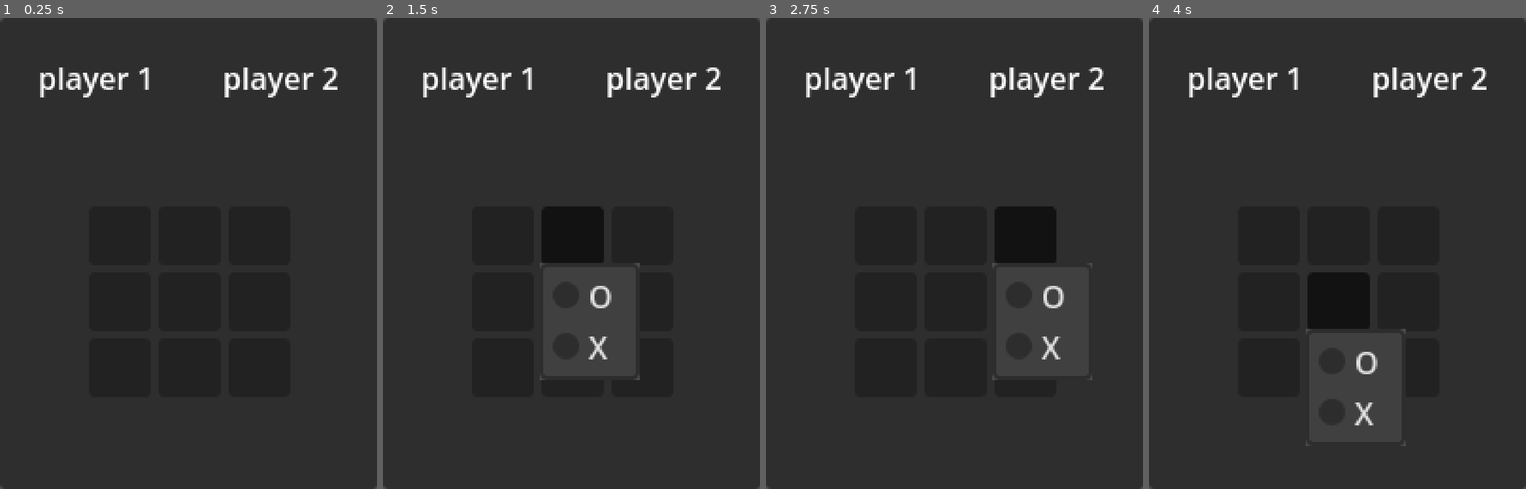
Above: before the commit, frames 1-4 (left to right).
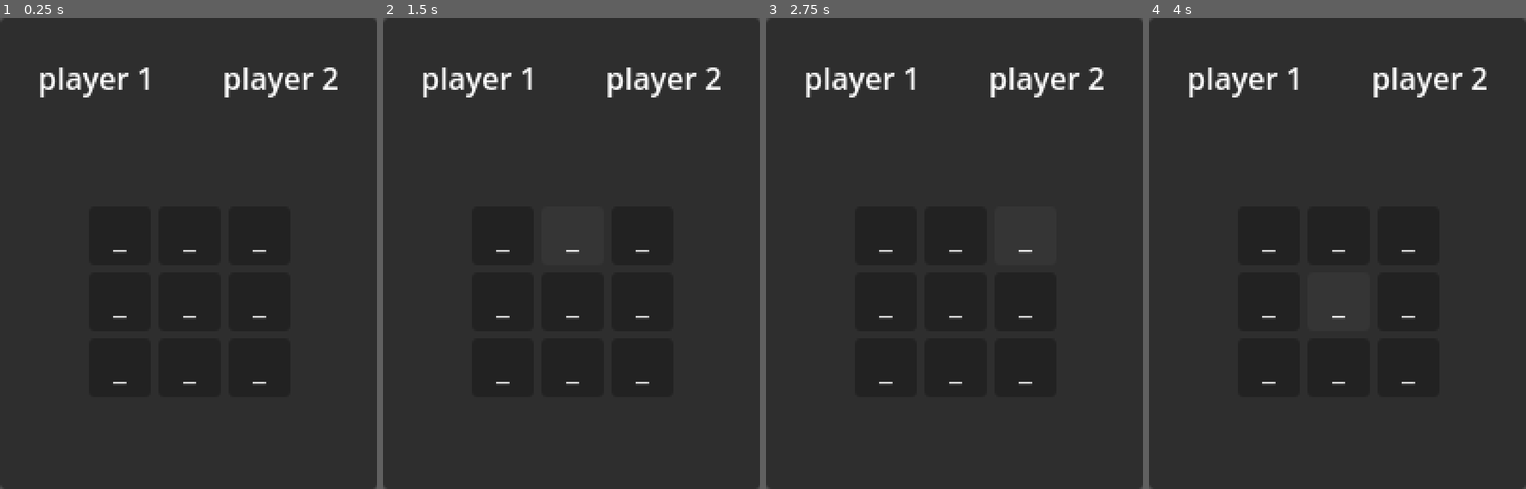
Above: after the commit, the same moments.

Repository: kirkatia98/TicTacToe
Game: Godot game, scene res://main.tscn
The game is run twice, just before and just after one commit, with the same random seed, the same clock (stepped at 60 frames per second) and the same inputs.
Inputs (mouse positions are in pixels of both pictures, inside the frame that each line leads up to):
- Up to frame 1 (0.25 s): no input
- Up to frame 2 (1.5 s): click (503, 234) at 0.5 s; click (571, 234) at 1.25 s
- Up to frame 3 (2.75 s): click (1022, 234) at 2 s
- Up to frame 4 (4 s): click (1269, 300) at 2.75 s; click (1337, 300) at 3.5 s

The runs differ from the first frame. In frame 1, 0.1% of the frame differs, in the area x 30-71%, y 49-78%; in frame 2, 6.2%, in the area x 30-71%, y 40-78%; in frame 3, 4.8%; in frame 4, 4.7%.

Commit message:
Better enum usage. Players are named at start time. Box switched to button with settable text

Diff:
--- a/HUD.gd
+++ b/HUD.gd
@@ -1,49 +1,61 @@
 extends Control
 class_name HUD
+
+#import shortcuts
+var Player: Dictionary = GameState.Player
+var PlayerText: Dictionary = GameState.PlayerText
+
+var Value: Dictionary = GameState.Value
+var ValueText: Dictionary = GameState.Value
 
 @onready var grid = $GamePanel/Grid
 @onready var p1 = $Player1
 @onready var p2 = $Player2
 
-func _ready():
-	p1.label.text = "player 1"
-	p2.label.text = "player 2"
-
-func set_player(player = 0):
-	p1.set_turn(player == 1)
-	p2.set_turn(player == 2)
+# set player turn, and use it to flip the button values on signal
+@onready var player : GameState.Player
 
 
-func get_player() -> int:
-	if p1.get_turn():
-		return 1
-	if p2.get_turn():
-		return 2
-	return 0
+func _ready():
+	p2.set_player_name(PlayerText[Player.TWO])
+	p1.set_player_name(PlayerText[Player.ONE])
+
+	set_player(Player.ONE)
+
+
+
+func set_player(p = Player.NONE):
+	player = p
+	p1.set_turn(p == Player.ONE)
+	p2.set_turn(p == Player.TWO)
+
+
+func get_player() -> GameState.Player:
+	return player
 
 func clear_board():
 	print("CLEAR BOARD")
 	for box in grid.get_children():
-		box.select(Board.Value.CLEAR)
+		box.set_value(Value.CLEAR)
 
 
 func clear_value(x, y):
 	print("CLEAR < %d, %d >" % [x, y])
 
 	var box = grid.get_child(x + 3*y)
-	box.select(Board.Value.CLEAR)
+	box.set_value(Value.CLEAR)
 
 
-func set_value(x, y, value: Board.Value):
-	print("SET < %d, %d >: %s" % [x, y, Board.Value.find_key(value)])
+func set_value(x, y, value: GameState.Value):
+	print("SET < %d, %d >: %s" % [x, y, Value.find_key(value)])
 
 	var box = grid.get_child(x + 3*y)
-	box.select(value)
+	box.set_value(value)
 
 
-func get_value(x, y) -> Board.Value:
+func get_value(x, y) -> GameState.Value:
 	var box = grid.get_child(x + 3*y)
-	var value = box.get_selected_id()
+	var value = box.get_value()
 
-	print("GET < %d, %d >: %s" % [x, y, Board.Value.find_key(value)])
+	print("GET < %d, %d >: %s" % [x, y, Value.find_key(value)])
 	return value
--- a/HUD.tscn
+++ b/HUD.tscn
@@ -1,6 +1,7 @@
-[gd_scene load_steps=3 format=3 uid="uid://6ahfl63cgtwa"]
+[gd_scene load_steps=4 format=3 uid="uid://6ahfl63cgtwa"]
 
 [ext_resource type="PackedScene" uid="uid://dlr8qb56bf72p" path="res://box.tscn" id="1_ik374"]
+[ext_resource type="Script" path="res://HUD.gd" id="1_t2rjh"]
 [ext_resource type="PackedScene" uid="uid://dsi1qntxj622m" path="res://player.tscn" id="2_shcjx"]
 
 [node name="HUD" type="Control"]
@@ -8,6 +9,7 @@
 anchors_preset = 0
 offset_right = 200.0
 offset_bottom = 250.0
+script = ExtResource("1_t2rjh")
 
 [node name="GamePanel" type="Panel" parent="."]
 layout_mode = 1
@@ -72,3 +74,5 @@
 offset_left = -98.0
 offset_right = 0.0
 grow_horizontal = 0
+
+[connection signal="pressed" from="GamePanel/Grid/Box" to="." method="_on_box_pressed"]
--- a/board.gd
+++ /dev/null
@@ -1,14 +0,0 @@
-extends Node
-class_name Board
-
-enum Value {
-	CLEAR = -1,
-	O = 0,
-	X = 1,
-}
-
-var ValueName = {
-	Value.CLEAR: "CLEAR",
-	Value.O: "O",
-	Value.X: "X"
-}
--- /dev/null
+++ b/box.gd
@@ -0,0 +1,11 @@
+extends Button
+
+var value: GameState.Value = GameState.Value.CLEAR
+
+func get_value() -> GameState.Value:
+	return value
+
+
+func set_value(v : GameState.Value):
+	value = v
+	text = GameState.ValueText[v]
--- a/box.tscn
+++ b/box.tscn
@@ -1,13 +1,13 @@
 [gd_scene load_steps=3 format=3 uid="uid://dlr8qb56bf72p"]
+
+[ext_resource type="Script" path="res://box.gd" id="1_7lgnj"]
 
 [sub_resource type="StyleBoxEmpty" id="StyleBoxEmpty_5htg0"]
 
-[sub_resource type="ImageTexture" id="ImageTexture_46c2d"]
-
-[node name="Box" type="OptionButton"]
+[node name="Box" type="Button"]
+offset_right = 8.0
+offset_bottom = 8.0
+size_flags_horizontal = 3
+size_flags_vertical = 3
 theme_override_styles/focus = SubResource("StyleBoxEmpty_5htg0")
-theme_override_icons/arrow = SubResource("ImageTexture_46c2d")
-item_count = 2
-popup/item_0/text = "O"
-popup/item_1/text = "X"
-popup/item_1/id = 1
+script = ExtResource("1_7lgnj")
--- /dev/null
+++ b/game_state.gd
@@ -0,0 +1,26 @@
+extends Resource
+class_name GameState
+
+enum Player {
+	NONE = 0,
+	ONE = 1,
+	TWO = 2,
+}
+
+static var PlayerText: Dictionary = {
+	Player.NONE: "",
+	Player.ONE: "player 1",
+	Player.TWO: "player 2"
+}
+
+enum Value {
+	CLEAR = -1,
+	O = 0,
+	X = 1,
+}
+
+static var ValueText: Dictionary = {
+	Value.CLEAR: "_",
+	Value.O: "O",
+	Value.X: "X"
+}
--- a/main.gd
+++ b/main.gd
@@ -1,11 +1,17 @@
 extends Node
 
+
+#import shortcuts
+var Player: Dictionary = GameState.Player
+var PlayerText: Dictionary = GameState.PlayerText
+
+var Value: Dictionary = GameState.Value
+var ValueText: Dictionary = GameState.Value
 
 
 func _ready():
 	# Unit Tests
 	test_HUD()
-
 
 
 func test_HUD():
@@ -15,15 +21,27 @@
 
 func test_HUD_board():
 
-	%HUD.set_value(1, 1, Board.Value.O)
-	%HUD.set_value(0, 2, Board.Value.X)
-	%HUD.set_value(2, 2, Board.Value.O)
-	%HUD.set_value(0, 1, Board.Value.X)
+	%HUD.set_value(1, 1, Value.O)
+	%HUD.set_value(0, 2, Value.X)
 
-	assert(%HUD.get_value(1, 1) == Board.Value.O)
-	assert(%HUD.get_value(0, 2) == Board.Value.X)
+	%HUD.set_value(2, 2, Value.O)
+	%HUD.set_value(2, 2, Value.X)
 
-	assert(%HUD.get_value(1, 2) == Board.Value.CLEAR)
+	%HUD.set_value(1, 2, Value.O)
+	%HUD.clear_value(1, 2)
+
+	#Basic sets work
+	assert(%HUD.get_value(1, 1) == Value.O)
+	assert(%HUD.get_value(0, 2) == Value.X)
+
+	#Unset tiles are still clear
+	assert(%HUD.get_value(1, 2) == Value.CLEAR)
+
+	#Overwrites work
+	assert(%HUD.get_value(2, 2) == Value.X)
+
+	#Clearing a value works
+	assert(%HUD.get_value(1,2) == Value.CLEAR)
 
 	%HUD.clear_board()
 
--- a/main.tscn
+++ b/main.tscn
@@ -1,12 +1,10 @@
-[gd_scene load_steps=4 format=3 uid="uid://dc7daaa7xqtkj"]
+[gd_scene load_steps=3 format=3 uid="uid://dc7daaa7xqtkj"]
 
 [ext_resource type="PackedScene" uid="uid://6ahfl63cgtwa" path="res://HUD.tscn" id="1_pn8q0"]
 [ext_resource type="Script" path="res://main.gd" id="1_y3yof"]
-[ext_resource type="Script" path="res://HUD.gd" id="2_0cgv1"]
 
 [node name="Root" type="Node"]
 script = ExtResource("1_y3yof")
 
 [node name="HUD" parent="." instance=ExtResource("1_pn8q0")]
 unique_name_in_owner = true
-script = ExtResource("2_0cgv1")
--- a/player.gd
+++ b/player.gd
@@ -1,7 +1,13 @@
 extends MarginContainer
 
-@onready var label = $Label
-var is_my_turn = false
+@onready var label   = $Label
+var is_my_turn: bool = false
+
+func set_player_name(player_name: String):
+	label.text = player_name
+
+func get_player_name() -> String:
+	return label.text
 
 # enable code if it's my turn
 func set_turn(my_turn : bool):
